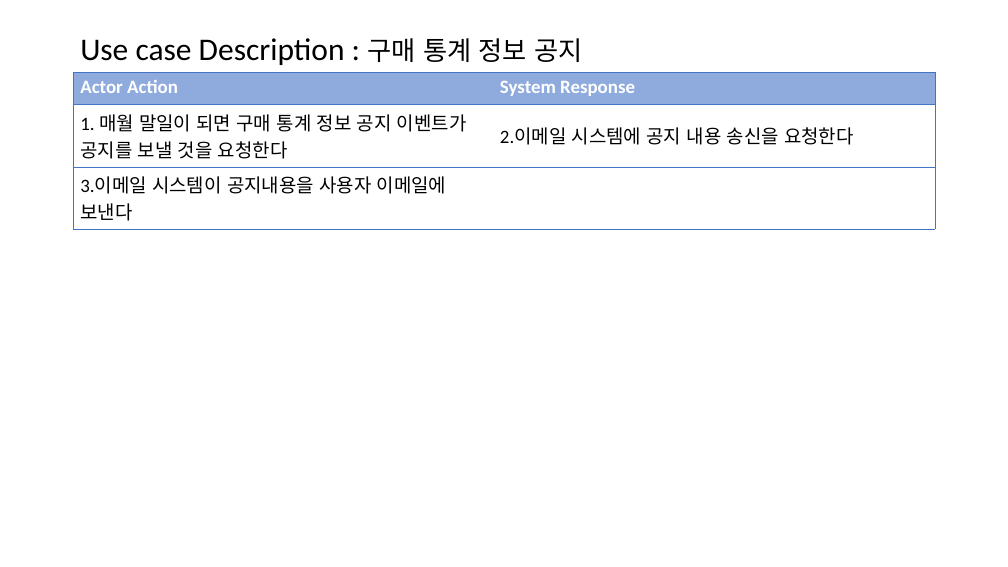
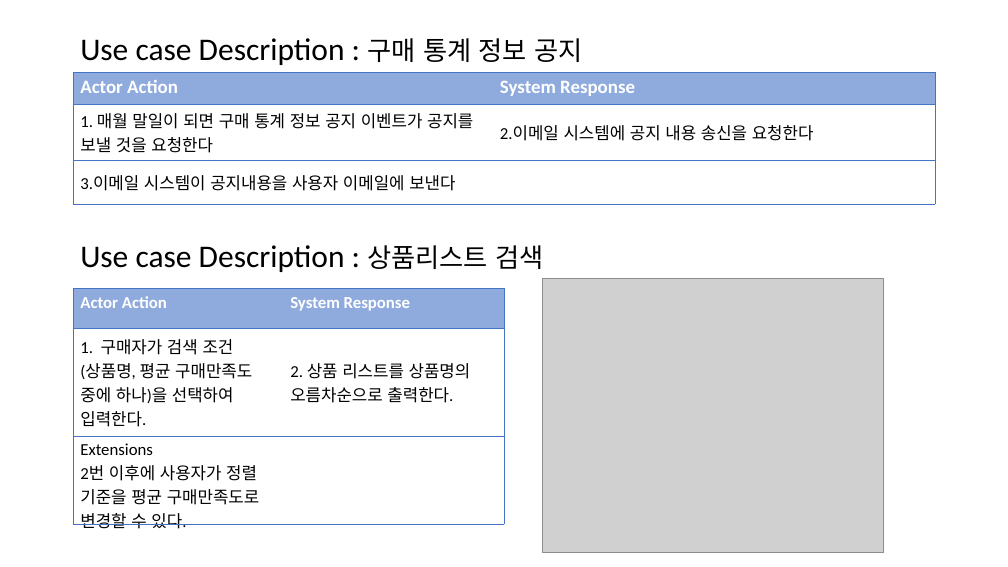
Before and after one commit to bbangnambong/RequirementCapturing, a slide deck: slide 4 of Use case Description.pptx. Drawn at 1008x567 pixels with LibreOffice and Linux fonts; fonts in the diff are those of the drawing; grey boxes stand for pictures. Boxes give left, top, right and bottom in pixels: in the first picture for what was removed or moved away, otherwise in the second. Text is boxed around its words. In the diff, an @@ line names an element or a change of style, - is before the commit and + after.

```diff
--- a/Use case Description.pptx
+++ b/Use case Description.pptx
@@ table at box(73, 72, 935, 196) @@
@@ size 18 to 16 pt in "1. 매월 말일이 되면 구매 통계 정보 ...", "2.이메일 시스템에 공지 내용 송신을 요청한다", "3.이메일 시스템이 공지내용을 사용자 이메일에 보낸다" @@
@@ text added at box(80, 245, 543, 272), 30 pt, text #000000 @@
+Use case Description : 상품리스트 검색
@@ table added at box(73, 289, 504, 533), 3 rows, 2 columns @@
+Actor Action | System Response
+1. 구매자가 검색 조건(상품명, 평균 구매만족도 중에 하나)을 선택하여 입력한다. | 2. 상품 리스트를 상품명의 오름차순으로 출력한다.
+Extensions / 2번 이후에 사용자가 정렬 기준을 평균 구매만족도로 변경할 수 있다. | 
@@ picture added at box(543, 278, 884, 552) @@
```
Also in this commit, not shown: 1 other slide changed, 1 slide added, 1 other file.
